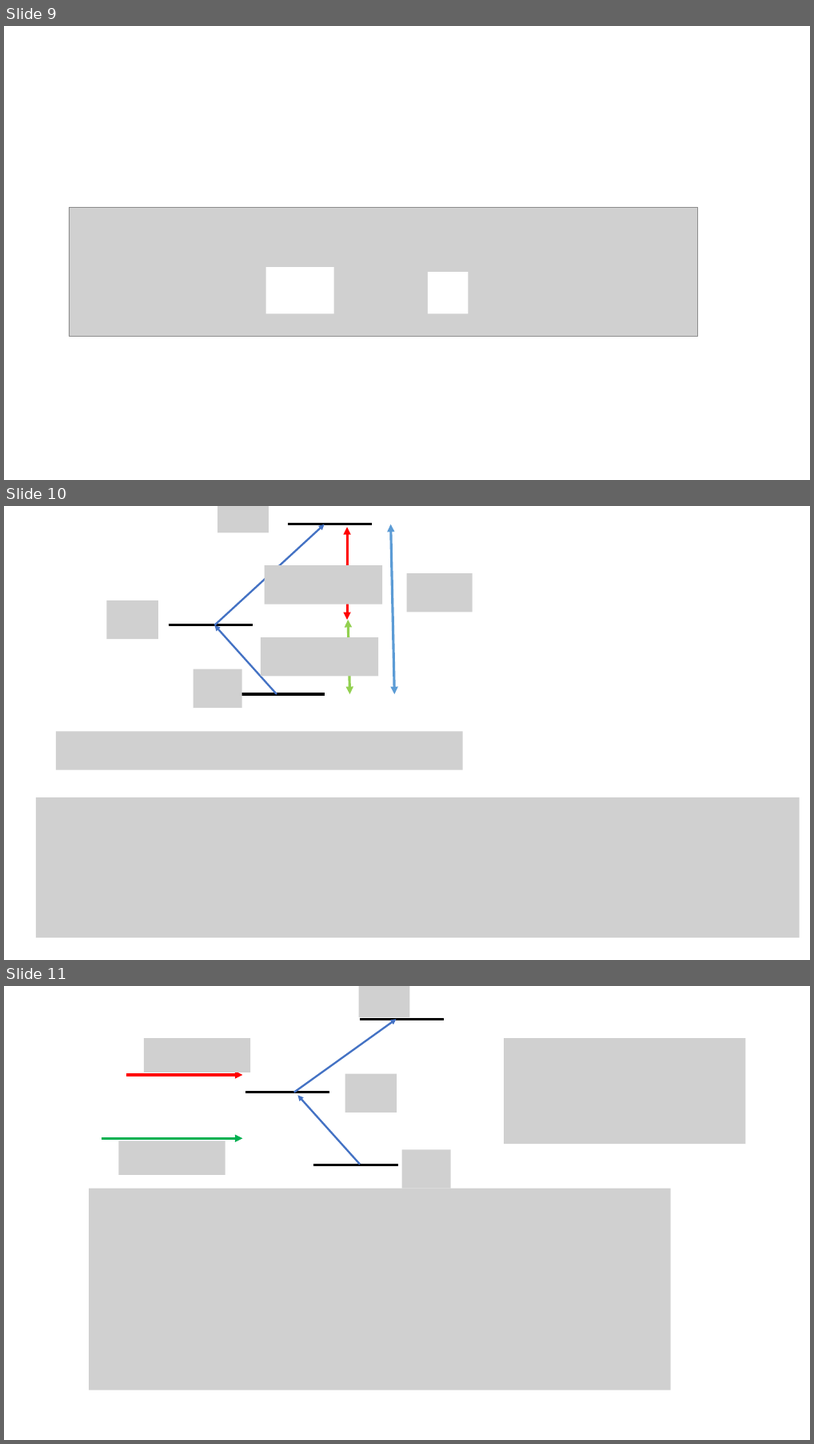
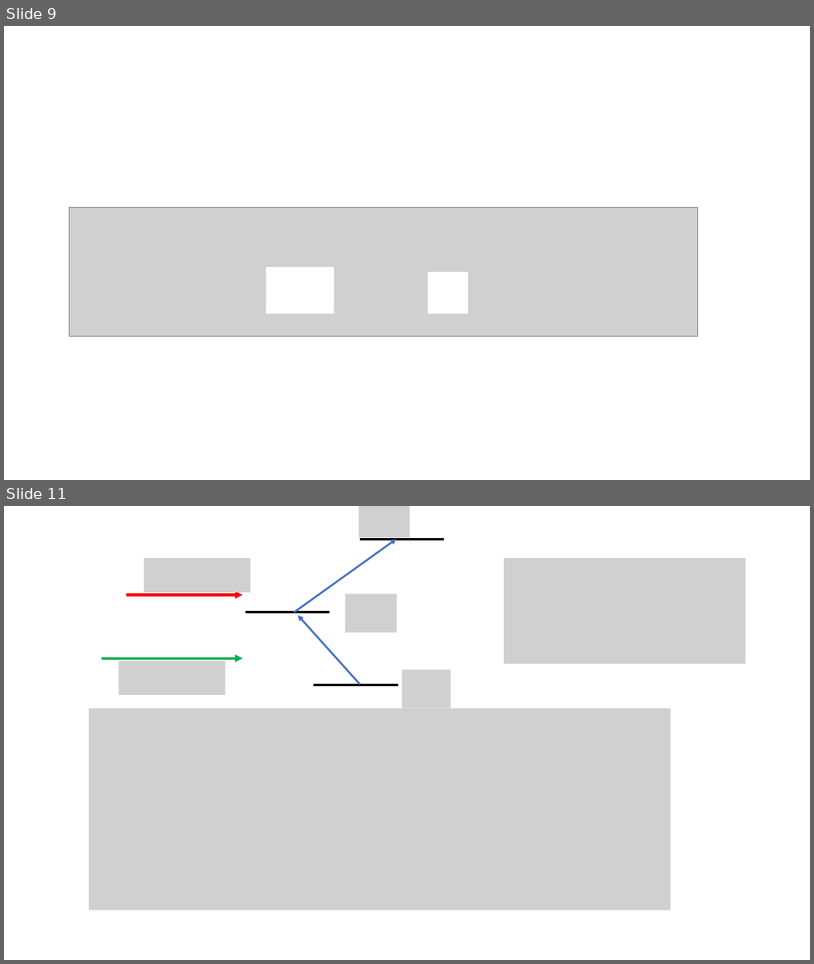
Before and after one commit to youjieyu888/circular-waveguide, a slide deck: 3-level.pptx. Shown one above the other, each under a label of ours: slides 9, 10 and 11 before the commit, slides 9 and 11 after it; the slides between them are not shown. The pictures are 814x1444 and 814x964 pixels, drawn with LibreOffice and Linux fonts; fonts in the diff are those of the drawing; grey boxes stand for pictures. Boxes give left, top, right and bottom in pixels: in the first picture for what was removed or moved away, otherwise in the second. Text is boxed around its words. In the diff, an @@ line names an element or a change of style, - is before the commit and + after.

```diff
--- a/3-level.pptx
+++ b/3-level.pptx
@@ slide 10 removed at [4, 506, 810, 960], background #FFFFFF @@
@@ arrow removed from (214, 625) to (325, 524) @@
@@ picture removed at [218, 506, 268, 532] @@
@@ line removed from (288, 524) to (373, 524) @@
@@ double arrow removed from (348, 527) to (348, 620) @@
@@ double arrow removed from (391, 524) to (394, 694) @@
@@ picture removed at [265, 565, 382, 604] @@
@@ picture removed at [407, 573, 473, 612] @@
@@ picture removed at [107, 600, 158, 639] @@
@@ line removed from (169, 625) to (254, 625) @@
@@ arrow removed from (277, 694) to (214, 625) @@
@@ double arrow removed from (348, 620) to (350, 694) @@
@@ picture removed at [261, 637, 378, 676] @@
@@ picture removed at [194, 668, 242, 708] @@
@@ line removed from (241, 694) to (325, 694) @@
@@ picture removed at [56, 731, 463, 770] @@
@@ picture removed at [36, 797, 800, 937] @@
```
Also in this commit, not shown: 1 slide added, 10 other files.
